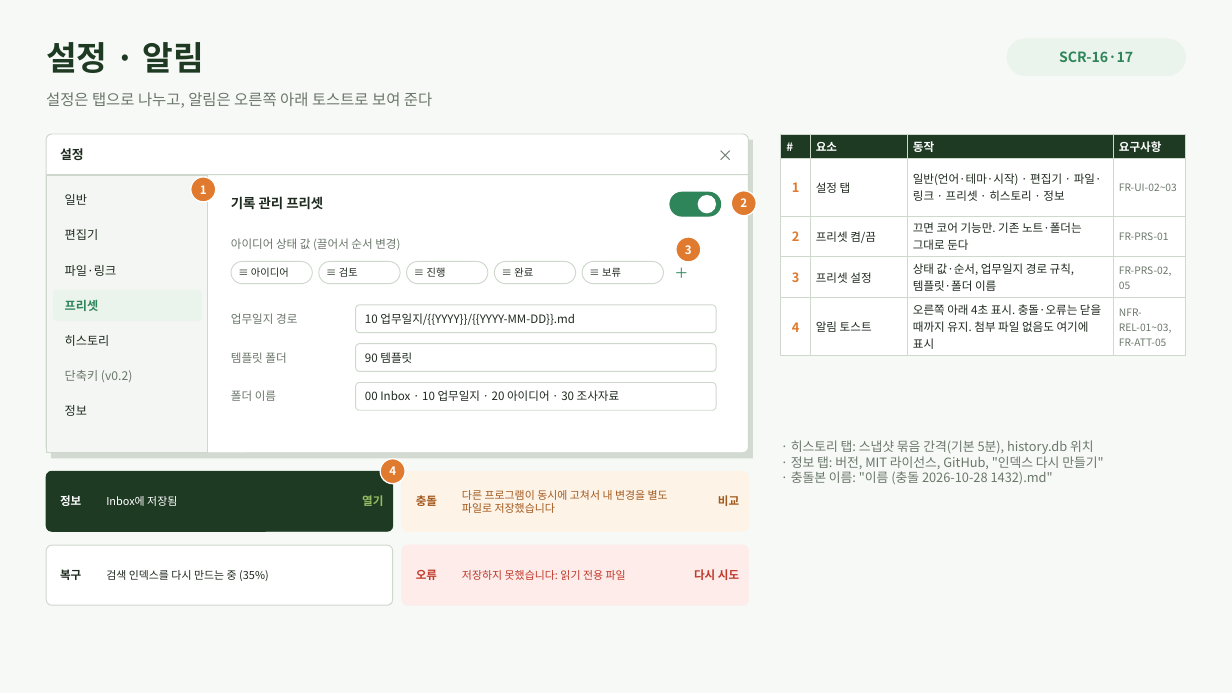
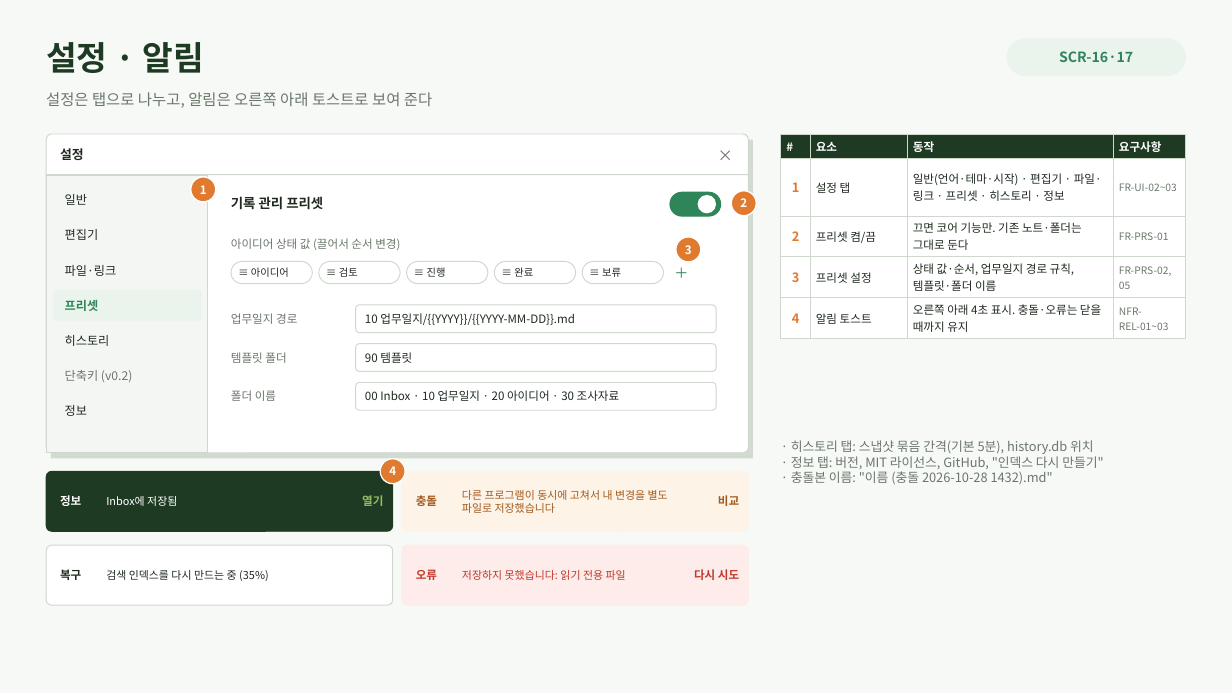
Before and after one commit to jinkyoin/notevine, a slide deck: slide 15 of docs/화면설계서.pptx. Drawn at 1232x693 pixels with LibreOffice and Linux fonts; fonts in the diff are those of the drawing. Boxes give left, top, right and bottom in pixels: in the first picture for what was removed or moved away, otherwise in the second. Text is boxed around its words. In the diff, an @@ line names an element or a change of style, - is before the commit and + after.

```diff
--- a/docs/화면설계서.pptx
+++ b/docs/화면설계서.pptx
@@ table at box(781, 134, 1186, 336) @@
-row 5, column 3: 오른쪽 아래 4초 표시. 충돌·오류는 닫을 때까지 유지. 첨부 파일 없음도 여기에 표시
+row 5, column 3: 오른쪽 아래 4초 표시. 충돌·오류는 닫을 때까지 유지
-row 5, column 4: NFR-REL-01~03, FR-ATT-05
+row 5, column 4: NFR-REL-01~03
```
Also in this commit, not shown: 5 other slides changed, 24 other files.
